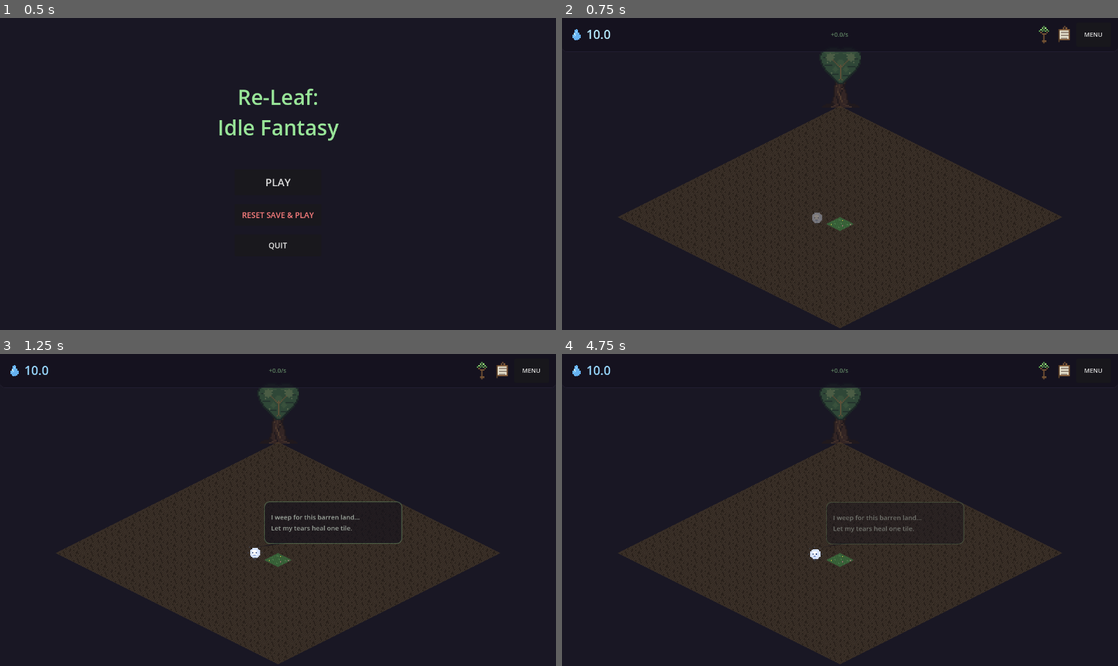
Above: before the commit, frames 1-4 (two rows, left to right).
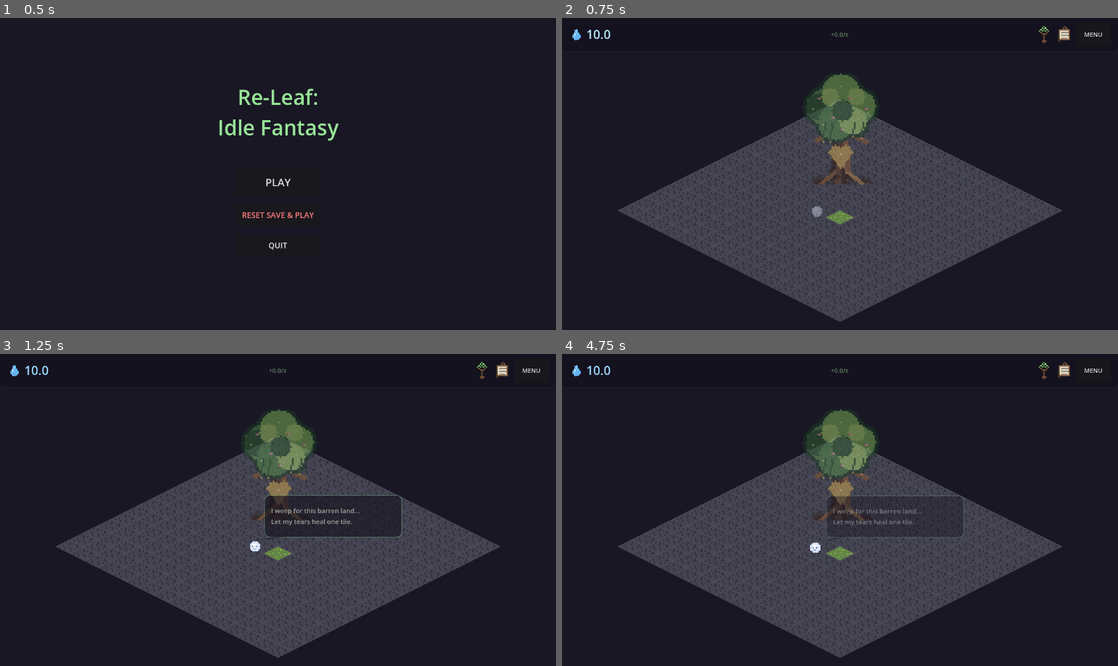
Above: after the commit, the same moments.

Repository: YEZHAA/Proyek-Game
Game: Godot game, scene res://src/main_menu.tscn
Same seed, same stepped clock (60 frames per second), same inputs: the game is played once before the commit and once after it.
Inputs (mouse positions are in pixels of both pictures, inside the frame that each line leads up to):
- Up to frame 1 (0.5 s): no input
- Up to frame 2 (0.75 s): click "PLAY" at 0.5 s
- Up to frame 3 (1.25 s): no input
- Up to frame 4 (4.75 s): click (1045, 369) at 1.25 s; click (1062, 369) at 2 s; click (1045, 369) at 2.75 s; click (1062, 369) at 3.5 s; click (1045, 369) at 4.25 s

Frame 1 is identical in both runs. In frame 2, 30% of the frame differs, in the area x 10-90%, y 10-100%; in frame 3, 27%; in frame 4, 29%.

Commit message:
feat(game): refine in-game grid and heart tree

Diff:
--- a/src/autoloads/sprite_generator.gd
+++ b/src/autoloads/sprite_generator.gd
@@ -154,9 +154,9 @@
 
 func _make_barren() -> ImageTexture:
 	var img := _img(16, 16)
-	var base := Color(0.22, 0.18, 0.15)
-	var crack := Color(0.15, 0.12, 0.10)
-	var dark := Color(0.12, 0.10, 0.08)
+	var base := Color(0.27, 0.27, 0.32)
+	var crack := Color(0.18, 0.17, 0.22)
+	var dark := Color(0.13, 0.12, 0.16)
 
 	# Fill base earth
 	for y in range(16):
@@ -184,11 +184,11 @@
 
 func _make_clear() -> ImageTexture:
 	var img := _img(16, 16)
-	var base := Color(0.22, 0.38, 0.22)
-	var light := Color(0.30, 0.50, 0.30)
-	var tuft := Color(0.28, 0.48, 0.28)
-	var flower1 := Color(0.9, 0.85, 0.3)
-	var flower2 := Color(0.85, 0.5, 0.6)
+	var base := Color(0.39, 0.53, 0.27)
+	var light := Color(0.56, 0.69, 0.34)
+	var tuft := Color(0.31, 0.48, 0.25)
+	var flower1 := Color(1.0, 0.87, 0.35)
+	var flower2 := Color(0.95, 0.55, 0.68)
 
 	# Fill grass base with subtle variation
 	for y in range(16):
@@ -738,18 +738,108 @@
 # ═══════════════════════════════════════════════════════════════════════════════
 
 func _make_heart_tree() -> ImageTexture:
-	var img := _img(32, 48)
+	var img := _img(48, 64)
 	_draw_heart_tree_sprite(img, false)
 	return _tex(img)
 
 
 func _make_heart_tree_glow() -> ImageTexture:
-	var img := _img(32, 48)
+	var img := _img(48, 64)
 	_draw_heart_tree_sprite(img, true)
 	return _tex(img)
 
 
 func _draw_heart_tree_sprite(img: Image, restored: bool) -> void:
+	var bark_dark := Color(0.18, 0.10, 0.06)
+	var bark := Color(0.38, 0.23, 0.13)
+	var bark_mid := Color(0.54, 0.35, 0.19)
+	var bark_light := Color(0.70, 0.50, 0.28)
+	var leaf_outline := Color(0.10, 0.22, 0.14)
+	var leaf_shadow := Color(0.20, 0.38, 0.20)
+	var leaf := Color(0.33, 0.56, 0.28)
+	var leaf_mid := Color(0.48, 0.69, 0.34)
+	var leaf_light := Color(0.66, 0.82, 0.42)
+	var flower := Color(0.92, 0.48, 0.62)
+	var heart_light := Color(0.82, 0.66, 0.32)
+	var sparkle := Color(0.78, 0.86, 0.50)
+
+	if restored:
+		bark_dark = Color(0.24, 0.13, 0.07)
+		bark = Color(0.48, 0.30, 0.16)
+		bark_mid = Color(0.68, 0.45, 0.24)
+		bark_light = Color(0.88, 0.65, 0.34)
+		leaf_outline = Color(0.17, 0.35, 0.17)
+		leaf_shadow = Color(0.30, 0.56, 0.24)
+		leaf = Color(0.48, 0.74, 0.34)
+		leaf_mid = Color(0.66, 0.88, 0.45)
+		leaf_light = Color(0.86, 0.96, 0.58)
+		flower = Color(1.0, 0.62, 0.76)
+		heart_light = Color(1.0, 0.90, 0.40)
+		sparkle = Color(0.98, 1.0, 0.72)
+		for angle_i in range(48):
+			var angle := float(angle_i) * TAU / 48.0
+			_blend_px(img, int(24.0 + cos(angle) * 23.0), int(20.0 + sin(angle) * 19.0), Color(1.0, 0.94, 0.50, 0.34))
+			_blend_px(img, int(24.0 + cos(angle) * 26.0), int(20.0 + sin(angle) * 22.0), Color(0.58, 1.0, 0.54, 0.18))
+
+	_fill_ellipse(img, 24.0, 61.0, 17.0, 4.0, Color(0.08, 0.07, 0.05, 0.35))
+
+	_draw_pixel_line(img, Vector2i(22, 28), Vector2i(11, 21), bark_dark, 2)
+	_draw_pixel_line(img, Vector2i(27, 29), Vector2i(39, 23), bark_dark, 2)
+	_draw_pixel_line(img, Vector2i(21, 34), Vector2i(10, 38), bark_mid, 2)
+	_draw_pixel_line(img, Vector2i(28, 34), Vector2i(39, 39), bark_mid, 2)
+	_draw_pixel_line(img, Vector2i(24, 29), Vector2i(24, 62), bark_dark, 8)
+	_draw_pixel_line(img, Vector2i(23, 29), Vector2i(22, 62), bark, 5)
+	_draw_pixel_line(img, Vector2i(27, 32), Vector2i(28, 60), bark_mid, 3)
+	_draw_pixel_line(img, Vector2i(21, 39), Vector2i(19, 60), bark_dark, 2)
+	_draw_pixel_line(img, Vector2i(25, 44), Vector2i(27, 58), bark_light, 1)
+	_draw_pixel_line(img, Vector2i(22, 59), Vector2i(8, 63), bark_dark, 3)
+	_draw_pixel_line(img, Vector2i(27, 59), Vector2i(41, 63), bark_dark, 3)
+	_draw_pixel_line(img, Vector2i(20, 57), Vector2i(13, 63), bark_mid, 2)
+	_draw_pixel_line(img, Vector2i(29, 57), Vector2i(36, 63), bark_light, 2)
+
+	_fill_ellipse(img, 24.0, 19.0, 22.0, 15.0, leaf_outline)
+	_fill_circle(img, 12.0, 19.0, 10.0, leaf_outline)
+	_fill_circle(img, 36.0, 18.0, 10.0, leaf_outline)
+	_fill_circle(img, 24.0, 11.0, 13.0, leaf_outline)
+	_fill_circle(img, 21.0, 28.0, 12.0, leaf_outline)
+	_fill_circle(img, 31.0, 27.0, 10.0, leaf_outline)
+
+	_fill_ellipse(img, 24.0, 19.0, 20.0, 13.0, leaf)
+	_fill_circle(img, 12.0, 19.0, 8.0, leaf_shadow)
+	_fill_circle(img, 36.0, 18.0, 8.0, leaf_mid)
+	_fill_circle(img, 24.0, 11.0, 11.0, leaf_mid)
+	_fill_circle(img, 21.0, 28.0, 10.0, leaf)
+	_fill_circle(img, 31.0, 27.0, 8.0, leaf_light)
+	_fill_circle(img, 18.0, 13.0, 5.0, leaf_light)
+	_fill_circle(img, 33.0, 13.0, 5.0, leaf_light)
+	_fill_circle(img, 25.0, 21.0, 6.0, leaf_shadow)
+
+	for p in [
+		Vector2i(8, 20), Vector2i(16, 10), Vector2i(24, 7), Vector2i(34, 12),
+		Vector2i(40, 22), Vector2i(14, 29), Vector2i(27, 30), Vector2i(34, 26)
+	]:
+		_set_px(img, p.x, p.y, sparkle)
+	for p in [Vector2i(11, 14), Vector2i(19, 25), Vector2i(29, 14), Vector2i(38, 20), Vector2i(24, 32)]:
+		_set_px(img, p.x, p.y, flower)
+		_set_px(img, p.x + 1, p.y, Color(1.0, 0.76, 0.78))
+
+	for raw_vine_x in [15, 19, 32, 37]:
+		var vine_x: int = int(raw_vine_x)
+		var vine_len: int = 7 + (vine_x % 4)
+		_draw_pixel_line(img, Vector2i(vine_x, 28), Vector2i(vine_x - 1, 28 + vine_len), leaf_shadow, 1)
+		_set_px(img, vine_x - 1, 29 + vine_len, heart_light)
+
+	_fill_circle(img, 21.0, 44.0, 3.0, heart_light)
+	_fill_circle(img, 27.0, 44.0, 3.0, heart_light)
+	_draw_pixel_line(img, Vector2i(18, 45), Vector2i(24, 53), heart_light, 2)
+	_draw_pixel_line(img, Vector2i(30, 45), Vector2i(24, 53), heart_light, 2)
+	_fill_circle(img, 24.0, 47.0, 4.0, heart_light)
+	_blend_px(img, 24, 46, Color(1.0, 1.0, 0.80, 0.75))
+	_blend_px(img, 20, 42, Color(1.0, 0.88, 0.44, 0.45))
+	_blend_px(img, 28, 42, Color(1.0, 0.88, 0.44, 0.45))
+
+
+func _draw_heart_tree_sprite_legacy(img: Image, restored: bool) -> void:
 	var bark_dark := Color(0.17, 0.11, 0.08)
 	var bark := Color(0.35, 0.23, 0.15)
 	var bark_mid := Color(0.48, 0.33, 0.20)
--- a/src/grid/game_grid.gd
+++ b/src/grid/game_grid.gd
@@ -1,9 +1,13 @@
 extends Node2D
+
+const GRID_ORIGIN := Vector2(640.0, 205.0)
+const TILE_HALF_WIDTH := 32.0
+const TILE_HALF_HEIGHT := 16.0
 
 var tiles: Dictionary = {}
 
 func _ready():
-	position = Vector2(GameData.VIEWPORT_SIZE.x / 2, 220)
+	position = GRID_ORIGIN
 	y_sort_enabled = true
 	for row in range(GameData.GRID_SIZE):
 		for col in range(GameData.GRID_SIZE):
@@ -11,8 +15,8 @@
 			var tile_script = load("res://src/grid/tile.gd")
 			if tile_script:
 				var tile = tile_script.new()
-				var iso_x = (col - row) * 32.0
-				var iso_y = (col + row) * 16.0
+				var iso_x = (col - row) * TILE_HALF_WIDTH
+				var iso_y = (col + row) * TILE_HALF_HEIGHT
 				tile.position = Vector2(iso_x, iso_y)
 				add_child(tile)
 				tile.setup(pos)
@@ -22,6 +26,6 @@
 	return tiles.get(pos)
 
 func grid_to_screen(pos: Vector2i) -> Vector2:
-	var iso_x = (pos.x - pos.y) * 32.0
-	var iso_y = (pos.x + pos.y) * 16.0
+	var iso_x = (pos.x - pos.y) * TILE_HALF_WIDTH
+	var iso_y = (pos.x + pos.y) * TILE_HALF_HEIGHT
 	return position + Vector2(iso_x, iso_y)
--- a/src/grid/tile.gd
+++ b/src/grid/tile.gd
@@ -22,6 +22,7 @@
 var state: String = "barren"
 var flora_node: Node2D = null
 var _sprite: Sprite2D
+var _grid_outline: Line2D
 var _highlight_fill: Polygon2D
 var _highlight_outline: Line2D
 var _hover: bool = false
@@ -37,6 +38,12 @@
 	# Isometric transform for 16x16 tile to become 64x32 diamond
 	_set_tile_visual_scale(TILE_VISUAL_SCALE)
 	add_child(_sprite)
+
+	_grid_outline = Line2D.new()
+	_grid_outline.points = PackedVector2Array(TILE_DIAMOND_CLOSED)
+	_grid_outline.width = 1.0
+	_grid_outline.default_color = _get_grid_outline_color()
+	add_child(_grid_outline)
 
 	_area = Area2D.new()
 	var shape = CollisionPolygon2D.new()
@@ -112,6 +119,9 @@
 		"planted":
 			_sprite.texture = SpriteGen.get_texture("tile_clear")
 			_set_tile_visual_scale(TILE_VISUAL_SCALE)
+	if _grid_outline:
+		_grid_outline.default_color = _get_grid_outline_color()
+	queue_redraw()
 
 func _on_flora_planted(pos: Vector2i, tier: int):
 	if pos != grid_pos: return
@@ -149,6 +159,16 @@
 		_highlight_outline.visible = should_show
 	queue_redraw()
 
+func _get_grid_outline_color() -> Color:
+	match state:
+		"barren":
+			return Color(0.44, 0.40, 0.50, 0.22)
+		"clear":
+			return Color(0.86, 0.96, 0.56, 0.22)
+		"planted":
+			return Color(0.72, 0.96, 0.58, 0.26)
+	return Color(1, 1, 1, 0.16)
+
 func _draw():
 	if _hover and not GameManager.seed_menu_focused and state == "barren":
 		var can = GameManager.can_clear(grid_pos)
--- a/src/heart_tree/heart_tree.gd
+++ b/src/heart_tree/heart_tree.gd
@@ -1,4 +1,8 @@
 extends Node2D
+
+const TREE_SCALE := Vector2(4.0, 4.0)
+const TREE_PULSE_SCALE := Vector2(4.16, 4.16)
+const TREE_CENTER_OFFSET := Vector2(0.0, -128.0)
 
 var luminance: float = 0.0
 var _sprite: Sprite2D
@@ -6,25 +10,22 @@
 var _pulse_tween: Tween
 
 func _ready():
-	# Move to the top corner (pojok atas) to avoid blocking plants.
-	# The top of the grid is around Y=0. -60 puts it safely behind all tiles.
-	var grid_center = Vector2(0, -60)
-	position = grid_center
-	z_index = 1
+	position = Vector2(0, 180)
+	z_index = 0
 
 	_sprite = Sprite2D.new()
 	_sprite.texture = SpriteGen.get_texture("heart_tree")
 	_sprite.texture_filter = CanvasItem.TEXTURE_FILTER_NEAREST
-	_sprite.scale = Vector2(3, 3)
-	_sprite.position = Vector2(0, -24)
-	_sprite.modulate.a = 0.4
+	_sprite.scale = TREE_SCALE
+	_sprite.position = TREE_CENTER_OFFSET
+	_sprite.modulate.a = 0.52
 	add_child(_sprite)
 
 	_glow_sprite = Sprite2D.new()
 	_glow_sprite.texture = SpriteGen.get_texture("heart_tree_glow")
 	_glow_sprite.texture_filter = CanvasItem.TEXTURE_FILTER_NEAREST
-	_glow_sprite.scale = Vector2(3, 3)
-	_glow_sprite.position = Vector2(0, -24)
+	_glow_sprite.scale = TREE_SCALE
+	_glow_sprite.position = TREE_CENTER_OFFSET
 	_glow_sprite.modulate.a = 0.0
 	add_child(_glow_sprite)
 
@@ -34,10 +35,10 @@
 func _on_luminance_changed(new_luminance: float):
 	luminance = new_luminance
 	var tween = create_tween()
-	tween.tween_property(_sprite, "modulate:a", 0.4 + 0.6 * luminance, 0.5)
-	tween.parallel().tween_property(_glow_sprite, "modulate:a", luminance * 0.8, 0.5)
+	tween.tween_property(_sprite, "modulate:a", 0.52 + 0.48 * luminance, 0.5)
+	tween.parallel().tween_property(_glow_sprite, "modulate:a", 0.08 + luminance * 0.72, 0.5)
 
 func _start_pulse():
 	_pulse_tween = create_tween().set_loops()
-	_pulse_tween.tween_property(_glow_sprite, "scale", Vector2(3.15, 3.15), 2.0).set_ease(Tween.EASE_IN_OUT).set_trans(Tween.TRANS_SINE)
-	_pulse_tween.tween_property(_glow_sprite, "scale", Vector2(3, 3), 2.0).set_ease(Tween.EASE_IN_OUT).set_trans(Tween.TRANS_SINE)
+	_pulse_tween.tween_property(_glow_sprite, "scale", TREE_PULSE_SCALE, 2.0).set_ease(Tween.EASE_IN_OUT).set_trans(Tween.TRANS_SINE)
+	_pulse_tween.tween_property(_glow_sprite, "scale", TREE_SCALE, 2.0).set_ease(Tween.EASE_IN_OUT).set_trans(Tween.TRANS_SINE)
